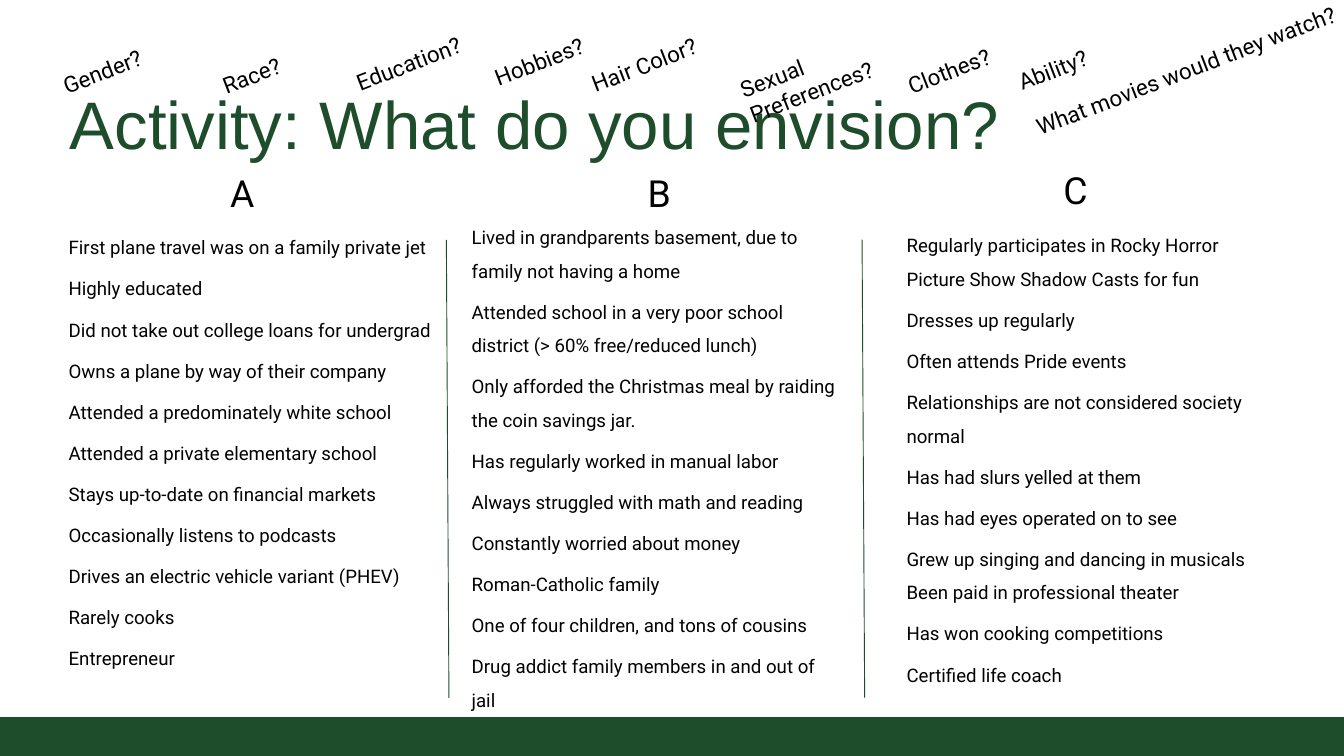
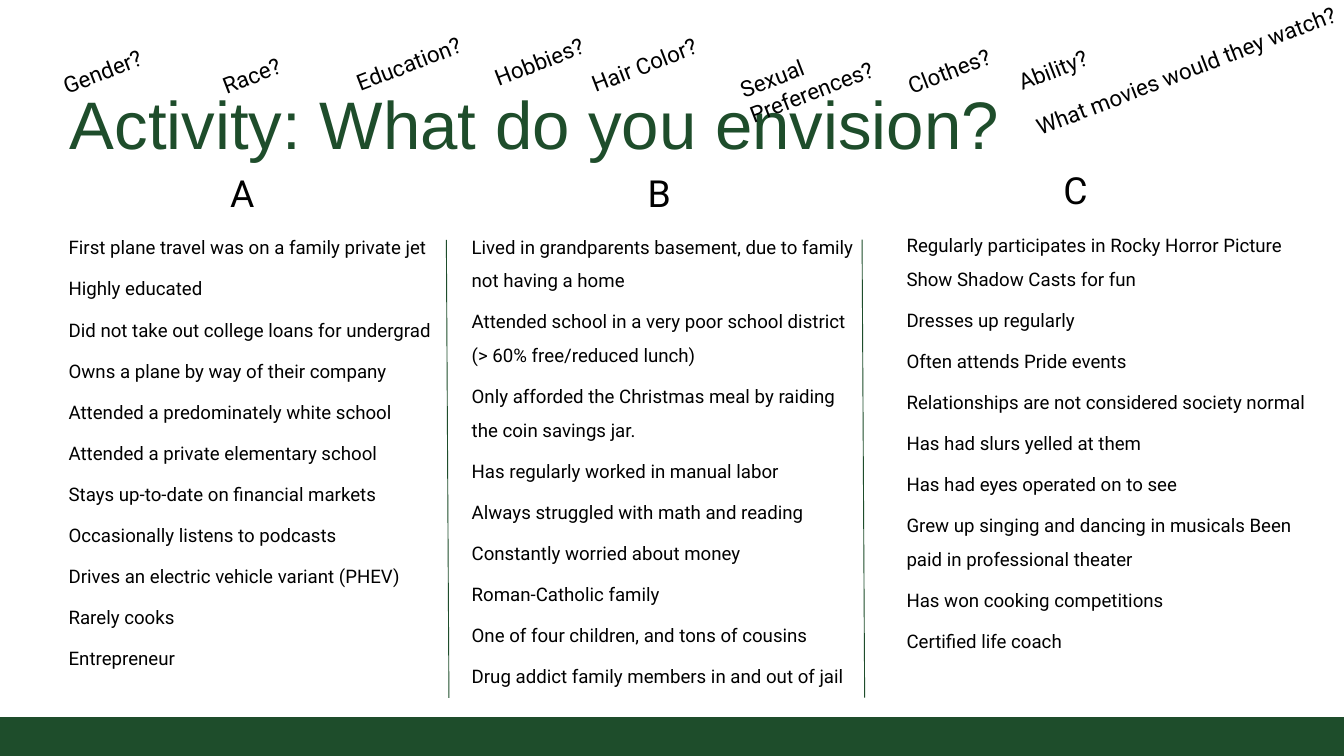
Before and after one commit to CSU-CS150B/handouts, a slide deck: slide 3 of Slides/On-Campus/05_02_unconciousBias_Logic.pptx. Drawn at 1344x756 pixels with LibreOffice and Linux fonts; fonts in the diff are those of the drawing; background and template pictures are left out. Boxes give left, top, right and bottom in pixels: in the first picture for what was removed or moved away, otherwise in the second. Text is boxed around its words. In the diff, an @@ line names an element or a change of style, - is before the commit and + after.

```diff
--- a/Slides/On-Campus/05_02_unconciousBias_Logic.pptx
+++ b/Slides/On-Campus/05_02_unconciousBias_Logic.pptx
@@ text "Lived in grandparents basement, due ..." rewrapped from (472, 230, 835, 711) to (472, 240, 853, 687) @@
@@ text "Regularly participates in Rocky Horror ..." rewrapped from (907, 238, 1245, 570) to (907, 238, 1304, 649) @@
```
Also in this commit, not shown: 1 other slide changed, 1 other file.
